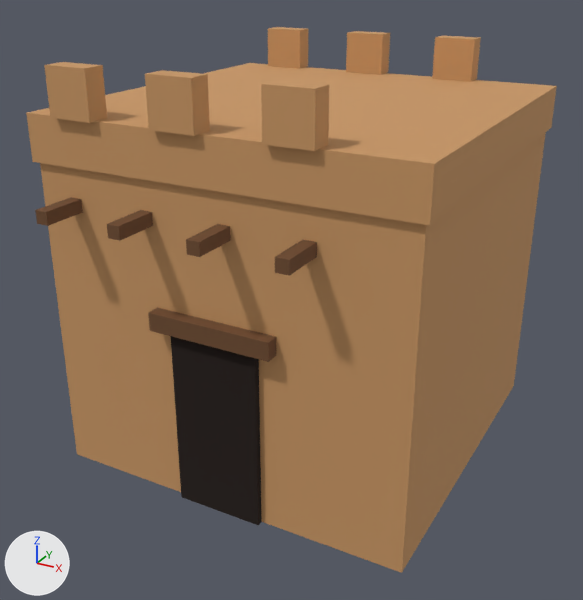
The glTF model assets/buildings/house_c.glb, before and after one commit.
Both versions are drawn from a 50 mm lens placed at (4.14, -7.87, 5.64), pointed at (-0.05, -0.26, 1.84). Every picture has the same lights, and +X, +Y and +Z are marked at lower left. The older version comes first. Vertices at exactly the same position are counted once.

Script lines for the objects in view, before the commit:
```python
me_house = bpy.data.meshes.new('House')
me_house.from_pydata(...)  # 112 vertices, 168 faces; spans x -2.15..2.15, y -2.41..2.41, z 0.0..4.6
# faces by material slot: [96, 12, 60]
me_house.materials.append(mat_mud1)  # orange #c99764
me_house.materials.append(mat_opening)  # black #1d0f08
me_house.materials.append(mat_wood)  # brown #6e4a2c
ob_house = bpy.data.objects.new('House', me_house)
ob_house.location = (0.0, 0.0, 0.0)
```
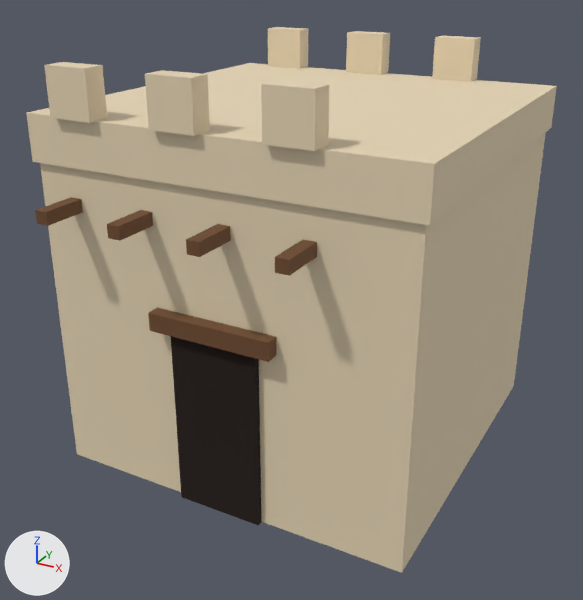
Location of each change, [x1, y1, x2, y2] in pixels of the pictures (583 x 600 px):
part 1 of me_house, recoloured (orange to beige): [26, 27, 557, 573] in both

The change, as a list of edits to the scene's bpy script:
```text
Add mat_lime:
    mat_lime = principled_material('Lime')
    mat_lime.base_color = (0.791, 0.665, 0.462)  # beige #e6d5b5
    mat_lime.roughness = 0.9
Change me_house:
    where me_house.from_pydata(...)  # 112 vertices, 168 faces; spans x -2.15..2.15, y -2.41..2.41, z 0.0..4.6
    used by ob_house; location = (0.0, 0.0, 0.0)
    me_house part 1: all 96 faces that had it switch from mat_mud1 (orange #c99764) to mat_lime (beige #e6d5b5)
```
